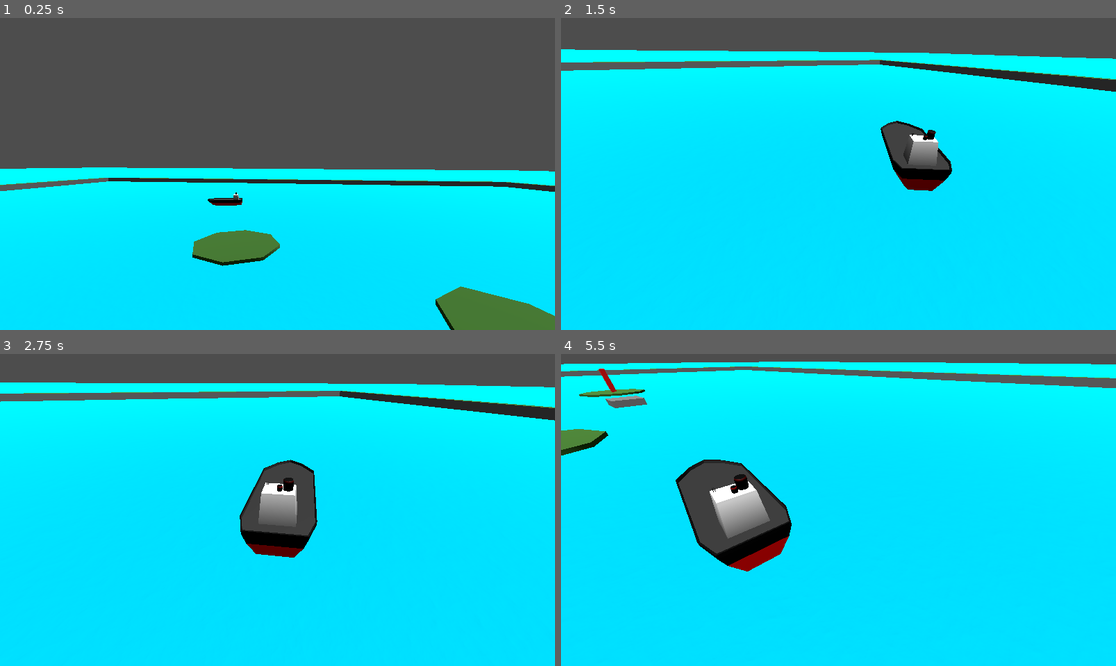
Above: before the commit, frames 1-4 (two rows, left to right).
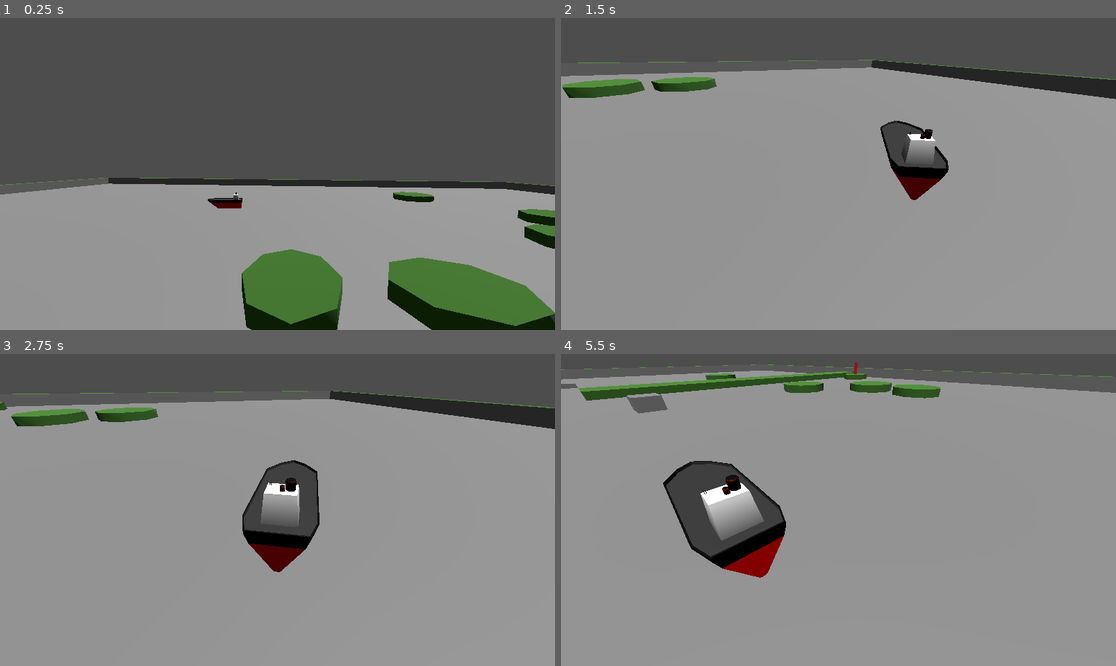
Above: after the commit, the same moments.

Repository: savenger/shipped
Game: Godot game, scene res://level/game.tscn
The game is run twice, just before and just after one commit, with the same random seed, the same clock (stepped at 60 frames per second) and the same inputs.
Inputs:
- Up to frame 1 (0.25 s): no input
- Up to frame 2 (1.5 s): tap Enter at 0.5 s; hold D (Turn Right) 0.53-1.28 s; tap C at 0.6, 1.35 s; hold A (Turn Left) from 1.28 s (still down)
- Up to frame 3 (2.75 s): release A (Turn Left) at 2.03 s; hold D (Turn Right) from 2.03 s (still down); tap C at 2.1 s
- Up to frame 4 (5.5 s): release D (Turn Right) at 2.78 s; hold S (CounterThrust) 2.78-3.53 s; tap C every 0.75 s from 2.85 to 5.1 s; hold A (Turn Left) from 3.53 s (still down)

The runs differ from the first frame. In frame 1, 49% of the frame differs, in the area x 0-100%, y 47-100%; in frame 2, 85%; in frame 3, 85%; in frame 4, 92%, in the area x 0-100%, y 2-100%.

Commit message:
added bridge generation

Diff:
--- a/level/game.tscn
+++ b/level/game.tscn
@@ -83,6 +83,7 @@
 
 [node name="Water" type="MeshInstance3D" parent="terrain"]
 transform = Transform3D(128, 0, 0, 0, 128, 0, 0, 0, 128, 0, 0, 0)
+visible = false
 mesh = SubResource("PlaneMesh_nub8u")
 script = ExtResource("3_wo30p")
 
@@ -96,6 +97,9 @@
 transform = Transform3D(1, 0, 0, 0, 1, 0, 0, 0, 1, 0, 3, 0)
 operation = 2
 size = Vector3(250, 4, 250)
+
+[node name="CSGBox3D2" type="CSGBox3D" parent="terrain/base"]
+transform = Transform3D(7, 0, 0, 0, 7, 0, 0, 0, 7, -20, 0, -20)
 
 [node name="rendering" type="Node" parent="."]
 
--- a/level/terrain.gd
+++ b/level/terrain.gd
@@ -5,13 +5,15 @@
 
 var islands : Array = []
 
-var mapSize : int = 8
-var chunkSize : int = 8
+var mapSize : int = 16
+var chunkSize : int = 16
 var rng := RandomNumberGenerator.new()
 
 # Called when the node enters the scene tree for the first time.
 func _ready():
+	rng.seed = Time.get_ticks_msec()
 	rng.randomize()
+	_generateBridgeArea()
 	_generateIslands()
 	pass
 
@@ -19,21 +21,83 @@
 func _process(_delta):
 	pass
 
+func _placeBridge(horizontal: bool, x: int, z: int, scale_factor: float, scale_factor2: float):
+	var c = CSGBox3D.new()
+	var scale : float= 1 - (scale_factor + scale_factor2) / 2
+	var pen_size_1 = scale_factor * (mapSize * chunkSize) / 2
+	var pen_size_2 = scale_factor2 * (mapSize * chunkSize) / 2
+	var pen_gap = (mapSize * chunkSize) - pen_size_1 - pen_size_2
+	if horizontal:
+		c.position.x = x
+		c.position.z = pen_size_1 - (mapSize * chunkSize) / 2 + pen_gap / 2
+		c.scale.z = scale * mapSize * chunkSize
+	else:
+		c.position.x = pen_size_1 - (mapSize * chunkSize) / 2 + pen_gap / 2
+		c.position.z = z
+		c.scale.x = scale * mapSize * chunkSize
+	c.position.y = 4
+	$base.add_child(c)
+
+func _placeLand(c: CSGShape3D):
+	c.use_collision = true
+	c.operation = CSGShape3D.OPERATION_UNION
+	c.material = greent_material
+	$base.add_child(c)
+
+func _placeIsland(x: int, z: int):
+	var c = CSGCylinder3D.new()
+	c.position.x = x * chunkSize - (mapSize * chunkSize) / 2
+	c.position.z = z * chunkSize - (mapSize * chunkSize) / 2
+	c.scale.x = rng.randf_range(10.0,15.0)
+	c.scale.z = rng.randf_range(10.0,15.0)
+	c.scale.y = 3.0
+	_placeLand(c)
+	islands.append({'x': c.position.x, 'z': c.position.z})
+
+func _generateBridgeArea():
+	var horizontal : bool = (rng.randf() > 0.5)
+	horizontal = false
+	var bridge_pos : int = rng.randi_range(2, mapSize - 3)
+	var bridge_pos2 : int = rng.randi_range(0,1)
+	var scale_factor = rng.randf_range(0.8, 0.95)
+	var scale_factor2 = rng.randf_range(0.8, 0.95)
+	var c = CSGBox3D.new()
+	var c2 = CSGBox3D.new()
+	if horizontal:
+
+		c.scale.x = rng.randf_range(10.0,15.0)
+		c.scale.z = (chunkSize * mapSize * scale_factor) / 2
+		c.scale.y = 6.0
+		c.position.x = bridge_pos * chunkSize - (mapSize * chunkSize) / 2
+		c.position.z = -(mapSize * chunkSize) / 2 + (c.scale.z) / 2
+		_placeLand(c)
+		c2.scale.x = rng.randf_range(10.0,15.0)
+		c2.scale.z = (chunkSize * mapSize * scale_factor2) / 2
+		c2.scale.y = 6.0
+		c2.position.x = bridge_pos * chunkSize - (mapSize * chunkSize) / 2
+		c2.position.z = (mapSize * chunkSize) / 2 - (c2.scale.z) / 2
+		_placeLand(c2)
+	else:
+		c.scale.x = (chunkSize * mapSize * scale_factor) / 2
+		c.scale.z = rng.randf_range(10.0,15.0)
+		c.scale.y = 6.0
+		c.position.x = -(mapSize * chunkSize) / 2 + (c.scale.x) / 2
+		c.position.z = bridge_pos * chunkSize - (mapSize * chunkSize) / 2
+		_placeLand(c)
+		c2.scale.x = (chunkSize * mapSize * scale_factor2) / 2
+		c2.scale.z = rng.randf_range(10.0,15.0)
+		c2.scale.y = 6.0
+		c2.position.x = (mapSize * chunkSize) / 2 - (c2.scale.x) / 2
+		c2.position.z = bridge_pos * chunkSize - (mapSize * chunkSize) / 2
+		_placeLand(c2)
+	_placeBridge(horizontal, c.position.x, c.position.z, scale_factor, scale_factor2)
+
 func _generateIslands():
 	for x in range(mapSize):
 		for z in range(mapSize):
-			if rng.randf() > 0.9:
-				var c = CSGCylinder3D.new()
-				c.position.x = x * chunkSize - (mapSize * chunkSize) / 2
-				c.position.z = z * chunkSize - (mapSize * chunkSize) / 2
-				c.use_collision = true
-				c.operation = CSGShape3D.OPERATION_UNION
-				c.scale.y = 3.0
-				c.scale.x = rng.randf_range(10.0,15.0)
-				c.scale.z = rng.randf_range(10.0,15.0)
-				c.material = greent_material
-				$base.add_child(c)
-				islands.append({'x': c.position.x, 'z': c.position.z})
+			if rng.randf() > 0.95:
+				_placeIsland(x, z)
+
 
 func _generateGround():
 	var noise = FastNoiseLite.new()
